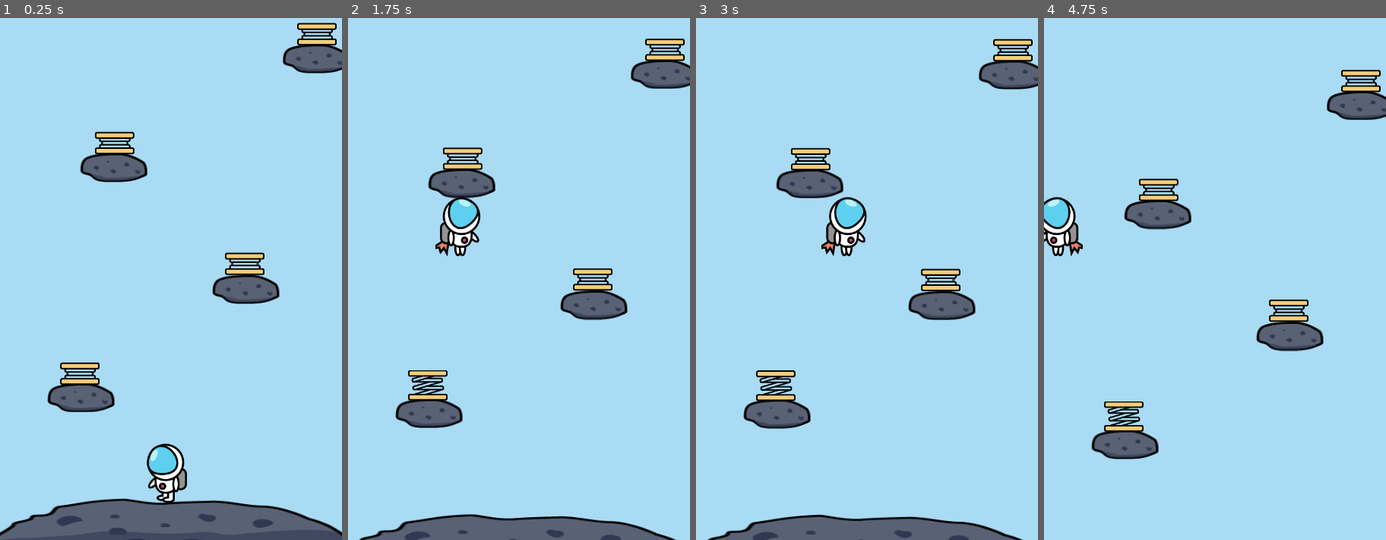
Above: before the commit, frames 1-4 (left to right).
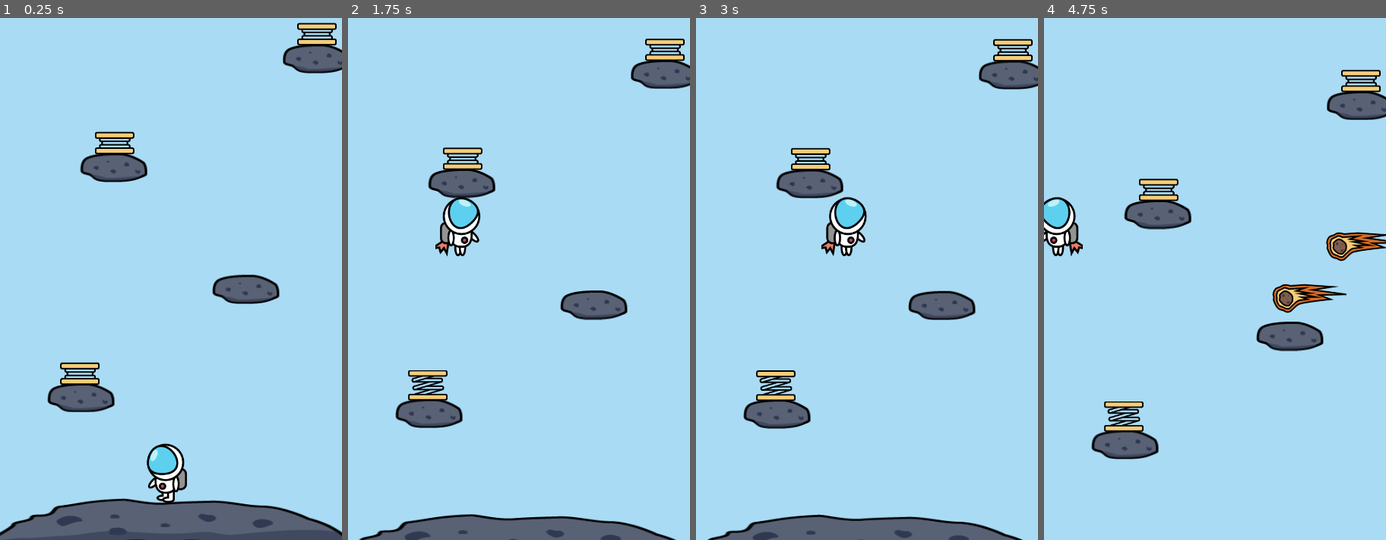
Above: after the commit, the same moments.

Repository: anyu/space-escape
Game: Godot game, scene res://scenes/World.tscn
The game is run twice, just before and just after one commit, with the same random seed, the same clock (stepped at 60 frames per second) and the same inputs.
Inputs:
- Up to frame 1 (0.25 s): no input
- Up to frame 2 (1.75 s): hold D (move_right) from 0.53 s (still down); tap Space (jump) at 0.77, 1.52 s
- Up to frame 3 (3 s): release D (move_right) at 2.03 s; hold A (move_left) 2.03-2.78 s; hold D (move_right) from 2.78 s (still down)
- Up to frame 4 (4.75 s): tap Space (jump) at 3.02, 3.77, 4.52 s; release D (move_right) at 4.28 s; hold A (move_left) from 4.28 s (still down)

The runs differ from the first frame. In frame 1, 0.4% of the frame differs, in the area x 65-78%, y 44-50%; in frame 2, 0.4%; in frame 3, 0.4%; in frame 4, 1.6%, in the area x 65-100%, y 40-59%.

Commit message:
collision layers/masks configured. meteoroids still behaving oddly

Diff:
--- a/project.godot
+++ b/project.godot
@@ -79,6 +79,13 @@
 "events": [  ]
 }
 
+[layer_names]
+
+2d_physics/layer_1="environment"
+2d_physics/layer_2="player"
+2d_physics/layer_3="springs"
+2d_physics/layer_4="meteroids"
+
 [physics]
 
 common/enable_pause_aware_picking=true
--- /dev/null
+++ b/scenes/Meteoroid.tscn
@@ -0,0 +1,26 @@
+[gd_scene load_steps=3 format=2]
+
+[ext_resource path="res://scripts/Meteoroid.gd" type="Script" id=1]
+[ext_resource path="res://images/meteroid.png" type="Texture" id=2]
+
+[node name="Meteroid" type="RigidBody2D"]
+collision_layer = 8
+collision_mask = 2
+gravity_scale = 0.0
+script = ExtResource( 1 )
+__meta__ = {
+"_edit_group_": true
+}
+
+[node name="Sprite" type="Sprite" parent="."]
+position = Vector2( 863, 161 )
+texture = ExtResource( 2 )
+
+[node name="CollisionPolygon2D" type="CollisionPolygon2D" parent="."]
+light_mask = 0
+position = Vector2( 862, 155 )
+polygon = PoolVector2Array( 51, -47, 15, -12, 32, -21, 42, -26, 7, 22.7, 0, 31, 0, 50, -5.4, 59, -23, 67, -40.2, 63, -42, 62.4, -42, 60.9, -56, 43, -52, 31, -48, 22, -38, 14, 1, -23, 33, -55, -5, -6, 56, -56, 58, -55 )
+
+[node name="VisibilityNotifier2D" type="VisibilityNotifier2D" parent="."]
+
+[connection signal="screen_exited" from="VisibilityNotifier2D" to="." method="_on_VisibilityNotifier2D_screen_exited"]
--- a/scenes/Player.tscn
+++ b/scenes/Player.tscn
@@ -91,6 +91,8 @@
 }
 
 [node name="Player" type="KinematicBody2D"]
+collision_layer = 2
+collision_mask = 13
 script = ExtResource( 2 )
 
 [node name="CollisionShape2D" type="CollisionShape2D" parent="."]
--- a/scenes/Spring.tscn
+++ b/scenes/Spring.tscn
@@ -53,6 +53,8 @@
 }
 
 [node name="Spring" type="Area2D"]
+collision_layer = 4
+collision_mask = 3
 script = ExtResource( 1 )
 
 [node name="Sprite" type="Sprite" parent="."]
--- a/scenes/World.tscn
+++ b/scenes/World.tscn
@@ -6,6 +6,8 @@
 [ext_resource path="res://scripts/Spring.gd" type="Script" id=4]
 [ext_resource path="res://images/ground.png" type="Texture" id=5]
 [ext_resource path="res://scenes/Asteroid.tscn" type="PackedScene" id=6]
+[ext_resource path="res://scenes/Meteoroid.tscn" type="PackedScene" id=7]
+[ext_resource path="res://scripts/World.gd" type="Script" id=8]
 
 [sub_resource type="RectangleShape2D" id=1]
 extents = Vector2( 41.5, 23.5 )
@@ -56,52 +58,6 @@
 "values": [ 0 ]
 }
 
-[sub_resource type="Animation" id=5]
-length = 0.001
-loop = true
-tracks/0/type = "value"
-tracks/0/path = NodePath("../Sprite:frame")
-tracks/0/interp = 1
-tracks/0/loop_wrap = true
-tracks/0/imported = false
-tracks/0/enabled = true
-tracks/0/keys = {
-"times": PoolRealArray( 0 ),
-"transitions": PoolRealArray( 1 ),
-"update": 0,
-"values": [ 0 ]
-}
-
-[sub_resource type="Animation" id=6]
-resource_name = "active"
-tracks/0/type = "value"
-tracks/0/path = NodePath("../Sprite:frame")
-tracks/0/interp = 1
-tracks/0/loop_wrap = true
-tracks/0/imported = false
-tracks/0/enabled = true
-tracks/0/keys = {
-"times": PoolRealArray( 0, 0.1 ),
-"transitions": PoolRealArray( 1, 1 ),
-"update": 1,
-"values": [ 0, 1 ]
-}
-
-[sub_resource type="Animation" id=7]
-resource_name = "idle"
-tracks/0/type = "value"
-tracks/0/path = NodePath("../Sprite:frame")
-tracks/0/interp = 1
-tracks/0/loop_wrap = true
-tracks/0/imported = false
-tracks/0/enabled = true
-tracks/0/keys = {
-"times": PoolRealArray( 0 ),
-"transitions": PoolRealArray( 1 ),
-"update": 1,
-"values": [ 0 ]
-}
-
 [sub_resource type="Animation" id=8]
 length = 0.001
 loop = true
@@ -194,10 +150,20 @@
 "values": [ 0 ]
 }
 
+[sub_resource type="Curve2D" id=14]
+_data = {
+"points": PoolVector2Array( 0, 0, 0, 0, 0, 0, 0, 0, 0, 0, 720, 0, 0, 0, 0, 0, 720, 1280, 0, 0, 0, 0, 0, 1280, 0, 0, 0, 0, 0, 8, 0, 0, 0, 0, 0, 0, 0, 0, 0, 0, 0, 0, 0, 0, 0, 0, 0, 8, 0, 0, 0, 0, 0, 0, 0, 0, 0, 0, 0, 0, 0, 0, 0, 0, 720, 0, 0, 0, 0, 0, 720, 1280, 0, 0, 0, 0, 0, 1280, 0, 0, 0, 0, 0, 0 )
+}
+
 [node name="World" type="Node2D"]
+script = ExtResource( 8 )
+meteoroid_scene = ExtResource( 7 )
 
 [node name="Player" parent="." instance=ExtResource( 2 )]
 position = Vector2( 350, 1156 )
+__meta__ = {
+"_edit_group_": true
+}
 
 [node name="Camera2D" type="Camera2D" parent="Player"]
 position = Vector2( -13, 12 )
@@ -231,6 +197,9 @@
 [node name="Spring" type="Area2D" parent="."]
 z_index = 1
 script = ExtResource( 4 )
+__meta__ = {
+"_edit_group_": true
+}
 
 [node name="Sprite" type="Sprite" parent="Spring"]
 position = Vector2( 168, 922 )
@@ -249,31 +218,15 @@
 
 [node name="Asteroid" parent="." instance=ExtResource( 6 )]
 
-[node name="Spring2" type="Area2D" parent="."]
-z_index = 1
-script = ExtResource( 4 )
-
-[node name="Sprite" type="Sprite" parent="Spring2"]
-position = Vector2( 515, 691 )
-texture = ExtResource( 3 )
-hframes = 2
-
-[node name="CollisionShape2D" type="CollisionShape2D" parent="Spring2"]
-position = Vector2( 515, 699 )
-shape = SubResource( 1 )
-
-[node name="AnimationPlayer" type="AnimationPlayer" parent="Spring2"]
-root_node = NodePath("../CollisionShape2D")
-anims/RESET = SubResource( 5 )
-anims/active = SubResource( 6 )
-anims/idle = SubResource( 7 )
-
 [node name="Asteroid2" parent="." instance=ExtResource( 6 )]
 position = Vector2( 347, -228 )
 
 [node name="Spring3" type="Area2D" parent="."]
 z_index = 1
 script = ExtResource( 4 )
+__meta__ = {
+"_edit_group_": true
+}
 
 [node name="Sprite" type="Sprite" parent="Spring3"]
 position = Vector2( 241, 437 )
@@ -297,6 +250,9 @@
 position = Vector2( 426, -229 )
 z_index = 1
 script = ExtResource( 4 )
+__meta__ = {
+"_edit_group_": true
+}
 
 [node name="Sprite" type="Sprite" parent="Spring4"]
 position = Vector2( 241, 437 )
@@ -315,8 +271,27 @@
 
 [node name="Asteroid4" parent="." instance=ExtResource( 6 )]
 position = Vector2( 495, -713 )
+__meta__ = {
+"_edit_group_": true
+}
+
+[node name="Meteoroid" parent="." instance=ExtResource( 7 )]
+collision_layer = 0
+
+[node name="MeteoroidTimer" type="Timer" parent="."]
+wait_time = 0.5
+
+[node name="StartTimer" type="Timer" parent="."]
+wait_time = 2.0
+one_shot = true
+
+[node name="MeteoroidPath" type="Path2D" parent="."]
+curve = SubResource( 14 )
+
+[node name="MeteoroidSpawnLocation" type="PathFollow2D" parent="MeteoroidPath"]
 
 [connection signal="body_entered" from="Spring" to="Player" method="_on_Spring_body_entered"]
-[connection signal="body_entered" from="Spring2" to="Player" method="_on_Spring_body_entered"]
 [connection signal="body_entered" from="Spring3" to="Player" method="_on_Spring_body_entered"]
 [connection signal="body_entered" from="Spring4" to="Player" method="_on_Spring_body_entered"]
+[connection signal="timeout" from="MeteoroidTimer" to="." method="_on_MeteoroidTimer_timeout"]
+[connection signal="timeout" from="StartTimer" to="." method="_on_StartTimer_timeout"]
--- /dev/null
+++ b/scripts/Meteoroid.gd
@@ -0,0 +1,5 @@
+extends RigidBody2D
+
+
+func _on_VisibilityNotifier2D_screen_exited():
+	queue_free()
--- a/scripts/Player.gd
+++ b/scripts/Player.gd
@@ -61,4 +61,5 @@
 	animation_player.play(animation_name)
 
 func _on_Spring_body_entered(body):
-	y_velo = -SPRING_FORCE
+	if body.name == "Player":
+		y_velo = -SPRING_FORCE
--- /dev/null
+++ b/scripts/World.gd
@@ -0,0 +1,37 @@
+extends Node2D
+
+export(PackedScene) var meteoroid_scene
+
+func game_over():
+	$MeteoroidTimer.stop()
+
+func new_game():
+	$StartTimer.start()
+
+func _ready():
+	randomize()
+	new_game()
+
+
+func _on_StartTimer_timeout():
+	$MeteoroidTimer.start()
+
+func _on_MeteoroidTimer_timeout():
+	var meteoroid = meteoroid_scene.instance()
+
+	var random_x = int(get_viewport_rect().size.x)
+
+	var meteoroid_spawn_location = Vector2(random_x, -700)
+	meteoroid.position = meteoroid_spawn_location
+
+	# Set the meteoroid's direction to move downward.
+	var direction = PI / 4
+	meteoroid.rotation = direction
+
+	var velocity = Vector2(0.0, rand_range(350.0, 650.0))
+	meteoroid.linear_velocity = velocity.rotated(direction)
+
+	var gravity_acceleration = 9.8
+	meteoroid.linear_velocity.y -= gravity_acceleration
+
+	add_child(meteoroid)
Binary file added: images/meteroid.png
